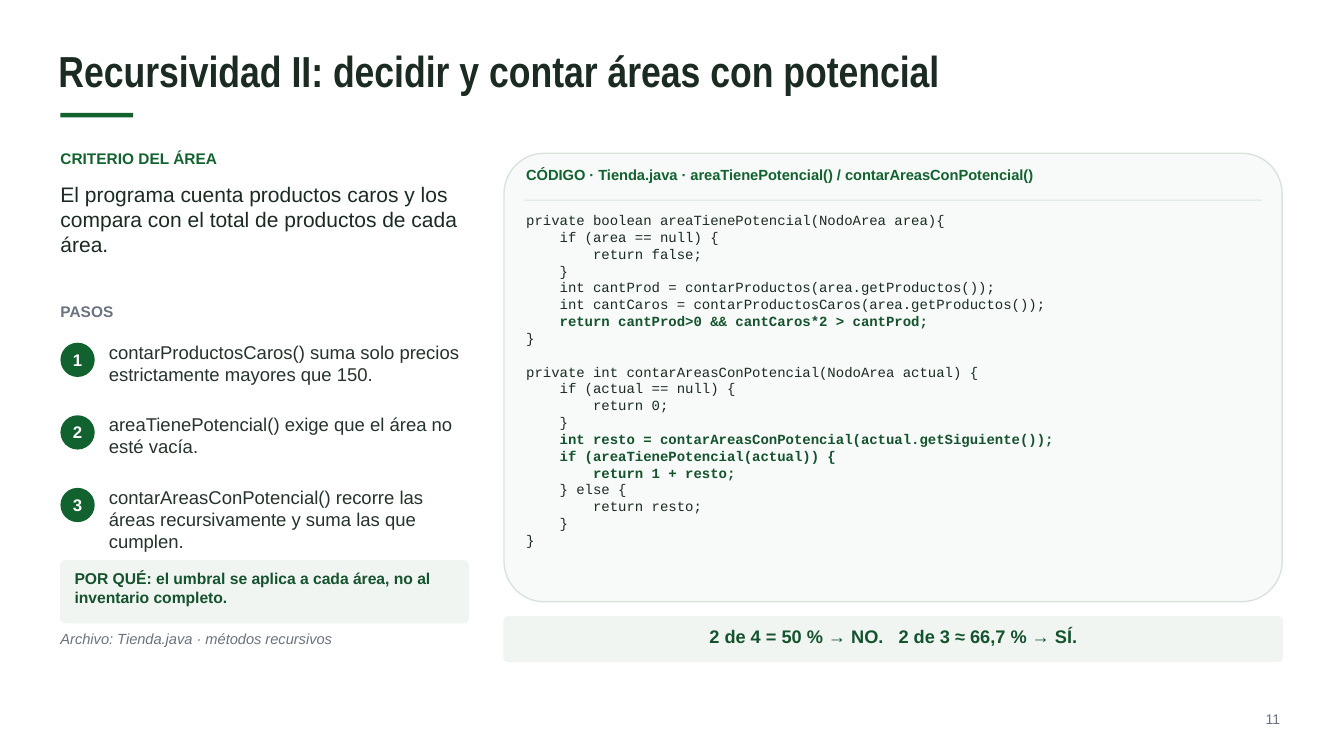
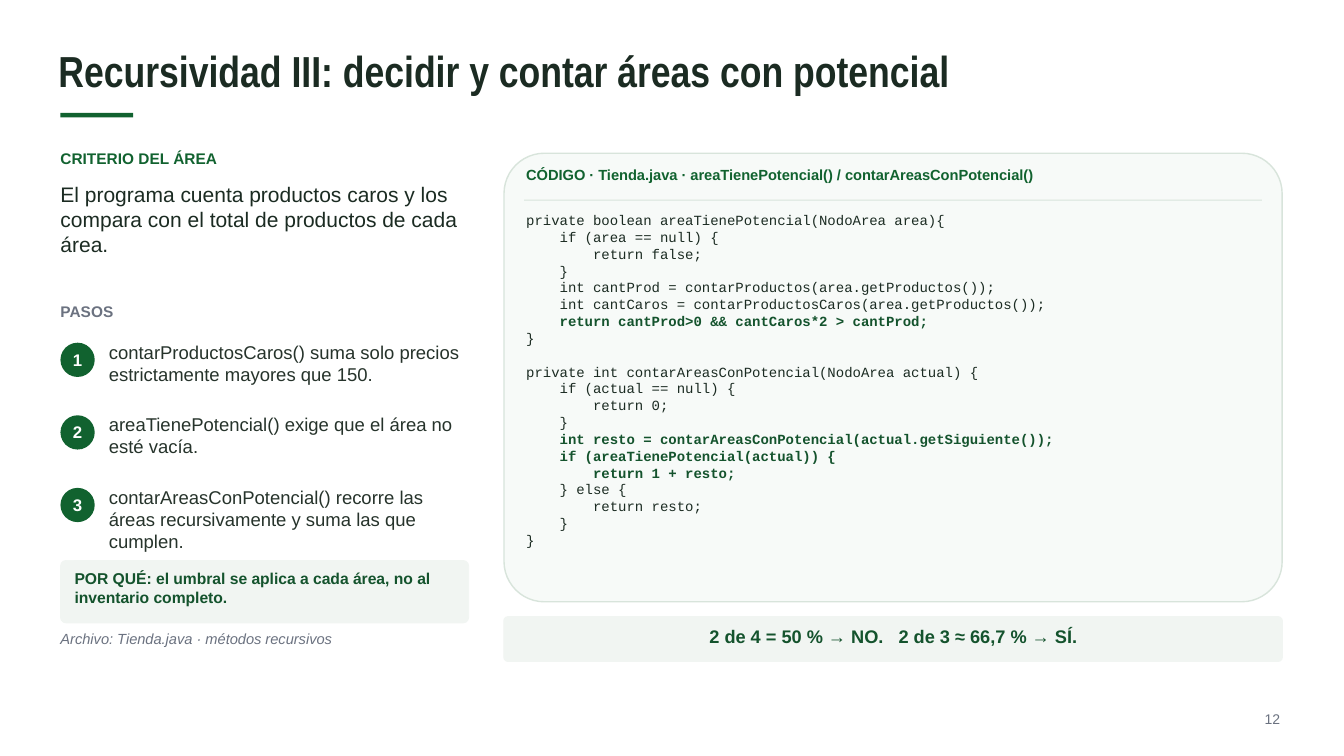
Before and after one commit to MELANYYYY/gestion_tienda_equipo3, a slide deck: slide 12 of presentacion/Presentacion_Ejercicio3.pptx (slide 11 before the commit). Drawn at 1344x756 pixels with LibreOffice and Linux fonts; fonts in the diff are those of the drawing; background and template pictures are left out. Boxes give left, top, right and bottom in pixels: in the first picture for what was removed or moved away, otherwise in the second. Text is boxed around its words. In the diff, an @@ line names an element or a change of style, - is before the commit and + after.

```diff
--- a/presentacion/Presentacion_Ejercicio3.pptx
+++ b/presentacion/Presentacion_Ejercicio3.pptx
@@ text at (x1=58, y1=55, x2=949, y2=95): text changed @@
-Recursividad II: decidir y contar áreas con potencial
+Recursividad III: decidir y contar áreas con potencial
@@ text at (x1=1265, y1=714, x2=1281, y2=724): text changed @@
-11
+12
```
Also in this commit, not shown: 8 other slides changed, 1 slide added.
